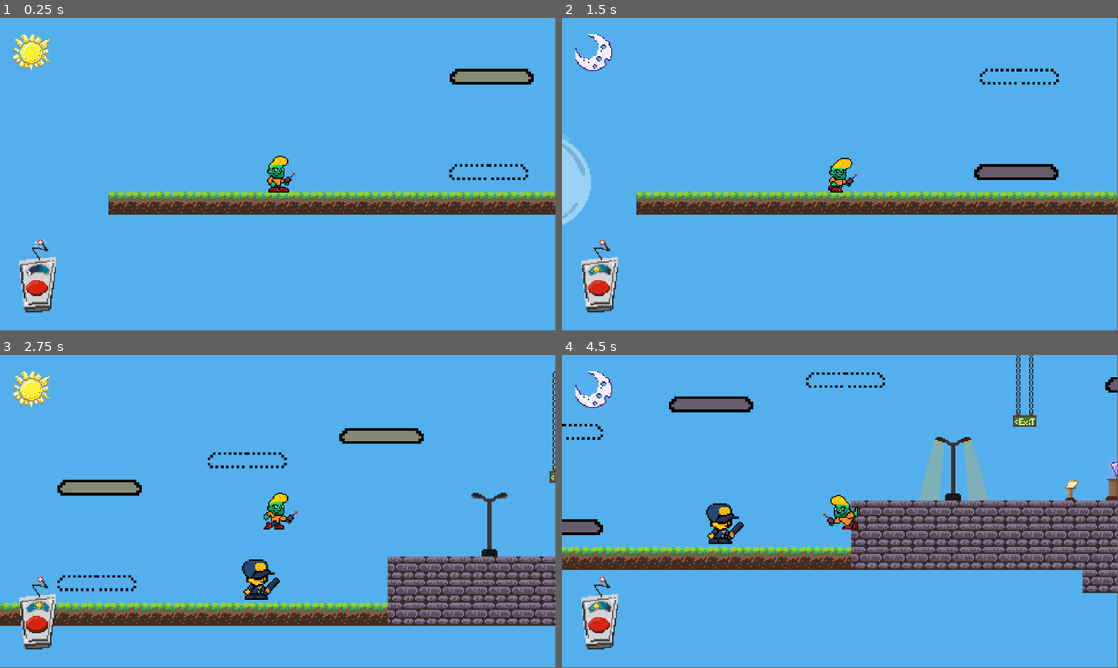
Above: before the commit, frames 1-4 (two rows, left to right).
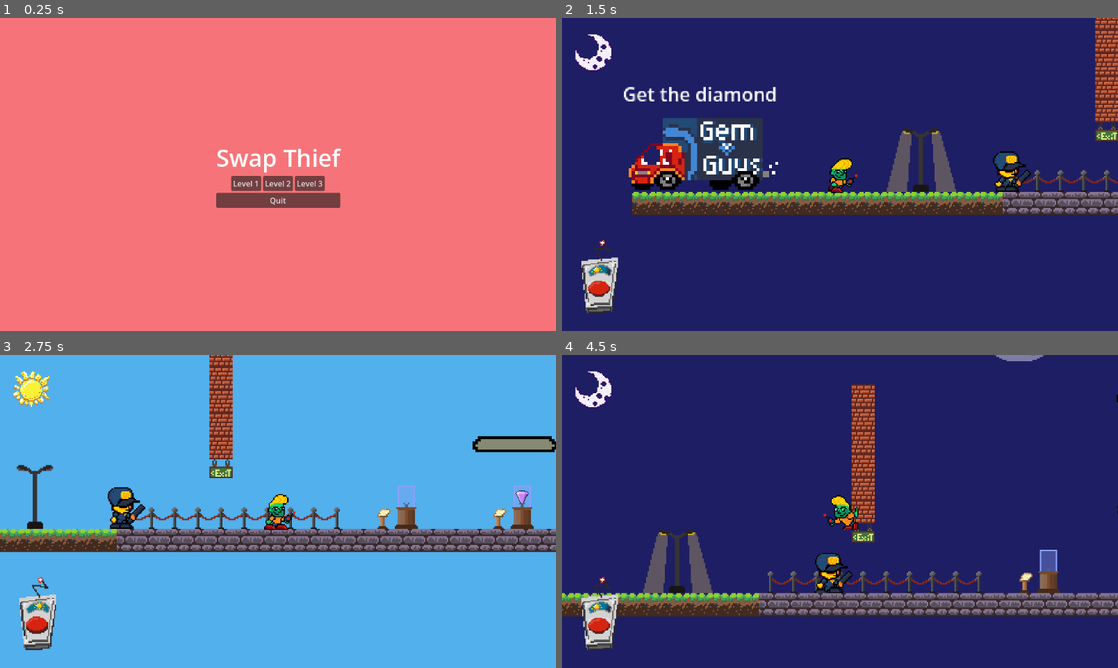
Above: after the commit, the same moments.

Repository: noble-squared/Colorado-Game-Jam
Game: Godot game, scene res://Scenes/main_menu.tscn
Same seed, same stepped clock (60 frames per second), same inputs: the game is played once before the commit and once after it. Before the commit the project starts from res://Scenes/game.tscn.
Inputs (mouse positions are in pixels of both pictures, inside the frame that each line leads up to):
- Up to frame 1 (0.25 s): no input
- Up to frame 2 (1.5 s): click (840, 183) at 0.5 s, where only the run after the commit has a clickable "Level 2"; hold D (Right) from 1.28 s (still down); tap Space (SwapTime) at 1.35 s
- Up to frame 3 (2.75 s): keep holding D (Right); tap W (Jump) at 1.52, 2.27 s; tap Space (SwapTime) at 2.1 s
- Up to frame 4 (4.5 s): release D (Right) at 2.78 s; hold A (Left) 2.78-3.53 s; tap Space (SwapTime) at 2.85, 3.6, 4.35 s; hold D (Right) from 3.53 s (still down); tap W (Jump) at 3.77 s
The window is 799x449 before the commit and 800x450 after it. Grey fills any space a smaller window leaves; there, only what the larger window draws over its background counts as a difference.

The runs differ from the first frame. In frame 1, 100% of the frame differs, in the area x 0-100%, y 0-100%; in frame 2, 96%; in frame 3, 27%; in frame 4, 98%.

Commit message:
Functional Demo

Diff:
--- a/Scenes/background.gd
+++ b/Scenes/background.gd
@@ -1,11 +1,13 @@
 extends Node2D
 @onready var color_rect: ColorRect = $ColorRect
 @export var type : Globals.States
-var blue = Color(82.928, 120.076, 128.484, 1.0)
-var black = Color(0.0, 0.0, 0.0, 1.0)
+var blue = Color(0.322, 0.69, 0.925, 1.0)
+var black = Color(0.118, 0.118, 0.392, 1.0)
 # Called when the node enters the scene tree for the first time.
 func _ready() -> void:
-
+	_on_day_swapped()
+	Globals.connect("DaySwapped", _on_day_swapped)
+	Globals.connect("NightSwapped", _on_night_swapped)
 
 	pass # Replace with function body.
 
@@ -13,8 +15,9 @@
 # Called every frame. 'delta' is the elapsed time since the previous frame.
 func _process(delta: float) -> void:
 	pass
+
 func _on_day_swapped():
-	if type == Globals.States.DAY:
-		color_rect.set_color(blue)
-	elif type == Globals.States.NIGHT:
-		color_rect.set_color(black)
+	color_rect.set_color(blue)
+
+func _on_night_swapped():
+	color_rect.set_color(black)
--- a/Scenes/levels/JackM_level_1.tscn
+++ b/Scenes/levels/JackM_level_1.tscn
@@ -5,10 +5,11 @@
 [ext_resource type="PackedScene" uid="uid://dm4ghbmkfq828" path="res://Scenes/player.tscn" id="3_ch732"]
 [ext_resource type="PackedScene" uid="uid://ck765sbran6xt" path="res://Scenes/loot.tscn" id="4_4c1wq"]
 [ext_resource type="PackedScene" uid="uid://dol0a51giqtfq" path="res://Scenes/getaway_truck.tscn" id="5_253b1"]
-[ext_resource type="PackedScene" uid="uid://btbyejebdjwdy" path="res://Scenes/street_light.tscn" id="6_ec1r3"]
+[ext_resource type="PackedScene" path="res://Scenes/street_light.tscn" id="6_ec1r3"]
 [ext_resource type="PackedScene" uid="uid://x6bo71sn0vlp" path="res://Scenes/platform.tscn" id="7_mvss5"]
-[ext_resource type="PackedScene" uid="uid://djlm2lpjevixc" path="res://Scenes/guard.tscn" id="8_klt6r"]
+[ext_resource type="PackedScene" uid="uid://ddfmdwr4w2hln" path="res://Scenes/guard.tscn" id="8_klt6r"]
 [ext_resource type="PackedScene" uid="uid://5xetlc2tbsu8" path="res://Scenes/spotlight.tscn" id="9_6wku1"]
+[ext_resource type="PackedScene" uid="uid://devv5sj3bpqso" path="res://Scenes/background.tscn" id="10_adum2"]
 
 [sub_resource type="TileSetAtlasSource" id="TileSetAtlasSource_e657c"]
 texture = ExtResource("2_adum2")
@@ -143,3 +144,5 @@
 
 [node name="Loot2" parent="." unique_id=775132210 instance=ExtResource("4_4c1wq")]
 position = Vector2(904, -343)
+
+[node name="Background" parent="." unique_id=288593620 instance=ExtResource("10_adum2")]
--- a/Scenes/levels/level_1.tscn
+++ b/Scenes/levels/level_1.tscn
@@ -1,10 +1,12 @@
-[gd_scene format=4 uid="uid://dmci5dcka150t"]
+[gd_scene format=4 uid="uid://bv30l0k618ci0"]
 
+[ext_resource type="Script" uid="uid://plxnceo48jyh" path="res://Scripts/game.gd" id="1_qek6e"]
 [ext_resource type="PackedScene" uid="uid://dm4ghbmkfq828" path="res://Scenes/player.tscn" id="1_vk57k"]
 [ext_resource type="Texture2D" uid="uid://b8a8ouyy1tkum" path="res://assets/art/Sprite Sheets/ColoradoGameJamEnvironmentTileSet.png" id="2_xfk5q"]
 [ext_resource type="PackedScene" uid="uid://ck765sbran6xt" path="res://Scenes/loot.tscn" id="3_7p6j4"]
 [ext_resource type="PackedScene" uid="uid://dol0a51giqtfq" path="res://Scenes/getaway_truck.tscn" id="4_7p6j4"]
 [ext_resource type="Script" uid="uid://cd3sl60rk6ihg" path="res://Scripts/level_1_text.gd" id="5_6444e"]
+[ext_resource type="PackedScene" uid="uid://devv5sj3bpqso" path="res://Scenes/background.tscn" id="6_qyddi"]
 
 [sub_resource type="TileSetAtlasSource" id="TileSetAtlasSource_6444e"]
 texture = ExtResource("2_xfk5q")
@@ -52,6 +54,7 @@
 size = Vector2(29, 58)
 
 [node name="Level 1" type="Node2D" unique_id=536481112]
+script = ExtResource("1_qek6e")
 
 [node name="Player" parent="." unique_id=1588156878 instance=ExtResource("1_vk57k")]
 
@@ -102,4 +105,6 @@
 text = "You Can Only Grab the
 Gem if it is Night"
 
+[node name="Background" parent="." unique_id=288593620 instance=ExtResource("6_qyddi")]
+
 [connection signal="body_entered" from="Area2D" to="Area2D" method="_on_body_entered"]
--- a/Scenes/levels/level_hayden_1.tscn
+++ b/Scenes/levels/level_hayden_1.tscn
@@ -9,6 +9,7 @@
 [ext_resource type="PackedScene" uid="uid://x6bo71sn0vlp" path="res://Scenes/platform.tscn" id="7_yt7vi"]
 [ext_resource type="PackedScene" uid="uid://ddfmdwr4w2hln" path="res://Scenes/guard.tscn" id="8_e346s"]
 [ext_resource type="PackedScene" uid="uid://5xetlc2tbsu8" path="res://Scenes/spotlight.tscn" id="9_nhyx8"]
+[ext_resource type="PackedScene" uid="uid://devv5sj3bpqso" path="res://Scenes/background.tscn" id="10_gvvke"]
 
 [sub_resource type="TileSetAtlasSource" id="TileSetAtlasSource_e657c"]
 texture = ExtResource("2_gvvke")
@@ -169,5 +170,7 @@
 visible = true
 tile_map_data = PackedByteArray("AAAlAN7/AgADAAEAACAmAN7/AgACAAEAACAkAN7/AgACAAEAADA=")
 
+[node name="Background" parent="." unique_id=288593620 instance=ExtResource("10_gvvke")]
+
 [editable path="NightPlatform"]
 [editable path="DayPlatform"]
--- a/Scenes/main_menu.tscn
+++ b/Scenes/main_menu.tscn
@@ -38,28 +38,36 @@
 
 [node name="Label" type="Label" parent="VBoxContainer" unique_id=144758199]
 layout_mode = 2
-text = "Main Menu"
+theme_override_font_sizes/font_size = 49
+text = "Swap Thief"
 horizontal_alignment = 1
 
-[node name="GridContainer" type="GridContainer" parent="VBoxContainer" unique_id=582848502]
+[node name="CenterContainer" type="CenterContainer" parent="VBoxContainer" unique_id=1479397035]
+layout_mode = 2
+
+[node name="GridContainer" type="GridContainer" parent="VBoxContainer/CenterContainer" unique_id=582848502]
 layout_mode = 2
 columns = 3
 
-[node name="Level1SelectButton" parent="VBoxContainer/GridContainer" unique_id=1272142489 instance=ExtResource("2_1ehe0")]
+[node name="Level1SelectButton" parent="VBoxContainer/CenterContainer/GridContainer" unique_id=1272142489 instance=ExtResource("2_1ehe0")]
 layout_mode = 2
 text = "Level 1"
-level = "game"
+level = "level_1"
 
-[node name="Level2SelectButton" parent="VBoxContainer/GridContainer" unique_id=1806768087 instance=ExtResource("2_1ehe0")]
+[node name="Level2SelectButton" parent="VBoxContainer/CenterContainer/GridContainer" unique_id=1806768087 instance=ExtResource("2_1ehe0")]
 layout_mode = 2
 text = "Level 2"
-level = "playerMovementTestScene"
+level = "JackM_level_1"
+levelIndex = 1
 
-[node name="Level3SelectButton" parent="VBoxContainer/GridContainer" unique_id=2096887483 instance=ExtResource("2_1ehe0")]
+[node name="Level3SelectButton" parent="VBoxContainer/CenterContainer/GridContainer" unique_id=2096887483 instance=ExtResource("2_1ehe0")]
 layout_mode = 2
 text = "Level 3"
+level = "level_hayden_1"
+levelIndex = 2
 
-[node name="Level4SelectButton" parent="VBoxContainer/GridContainer" unique_id=714221603 instance=ExtResource("2_1ehe0")]
+[node name="Level4SelectButton" parent="VBoxContainer/CenterContainer/GridContainer" unique_id=714221603 instance=ExtResource("2_1ehe0")]
+visible = false
 layout_mode = 2
 text = "Level 4"
 
--- a/Scenes/playerUI/win_screen.tscn
+++ b/Scenes/playerUI/win_screen.tscn
@@ -48,7 +48,7 @@
 
 [node name="NextButton" type="Button" parent="VBoxContainer/HBoxContainer" unique_id=1492722035]
 layout_mode = 2
-text = "Next (No work :( )"
+text = "Next Level"
 script = ExtResource("2_awi1s")
 
 [connection signal="pressed" from="VBoxContainer/HBoxContainer/NextButton" to="." method="_on_next_button_pressed"]
--- a/Scripts/Globals.gd
+++ b/Scripts/Globals.gd
@@ -1,6 +1,10 @@
 extends Node
 
-var levels = ["res://Scenes/levels/level_1.tscn"]
+var levels = [
+	"res://Scenes/levels/level_1.tscn",
+	"res://Scenes/levels/JackM_level_1.tscn",
+	"res://Scenes/levels/level_hayden_1.tscn",
+]
 
 var current_level = 0
 
@@ -26,7 +30,11 @@
 
 func next_level():
 	current_level += 1
-	get_tree().current_scene = levels[current_level]
+	if (current_level >= len(levels)):
+		current_level = 0
+		get_tree().change_scene_to_file("res://Scenes/main_menu.tscn")
+		return
+	get_tree().change_scene_to_file(levels[current_level])
 
 func swapState():
 	times_swapped += 1
--- a/Scripts/game.gd
+++ b/Scripts/game.gd
@@ -1,4 +1,5 @@
 extends Node2D
+class_name Level
 
 @export var maxJumpsBeforeGem: int = -1
 var gotGem: bool = false
--- a/Scripts/level_start_button.gd
+++ b/Scripts/level_start_button.gd
@@ -1,14 +1,16 @@
 extends Button
 
 @export var level : String
+@export var levelIndex: int
 
 # Called when the node enters the scene tree for the first time.
 func _ready() -> void:
 	if !level: level = "res://Scenes/main_menu.tscn"
 	else:
-		level = "res://Scenes/" + level + ".tscn"
+		level = "res://Scenes/levels/" + level + ".tscn"
 
 
 func _on_pressed() -> void:
 	print(level)
+	Globals.current_level = levelIndex
 	get_tree().change_scene_to_file(level)
--- a/Scripts/loot.gd
+++ b/Scripts/loot.gd
@@ -17,7 +17,8 @@
 			#print("loot grabbed")
 			body.set_meta("has_loot", true)
 			for child in get_tree().root.get_children():
-				if (child != Globals):
+				if (child is Level):
+					print(child.name)
 					child.gotGem = true
 					break
 			reparent.call_deferred(body)
--- a/project.godot
+++ b/project.godot
@@ -11,12 +11,17 @@
 [application]
 
 config/name="Colorado Game Jam 2026"
-run/main_scene="uid://cyyjkuankb6b1"
+run/main_scene="uid://ct5ajy8py86rl"
 config/features=PackedStringArray("4.6", "GL Compatibility")
 
 [autoload]
 
 Globals="*uid://dtyucqdk3m6i4"
+
+[display]
+
+window/size/extend_to_title=true
+window/stretch/mode="viewport"
 
 [global_group]
 
Not shown: 1 places in Scenes/main_menu.tscn that only renumber resources
